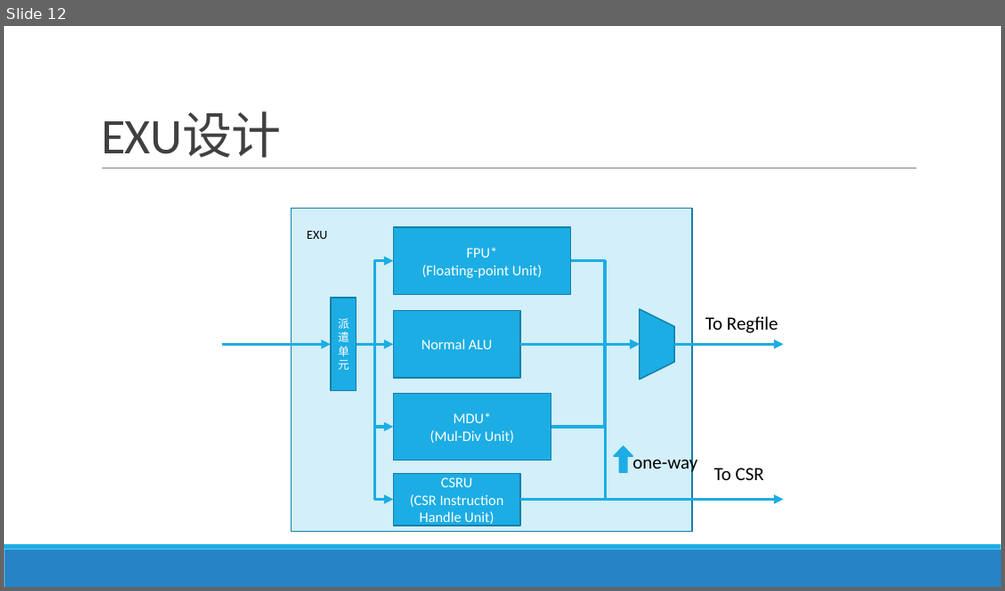
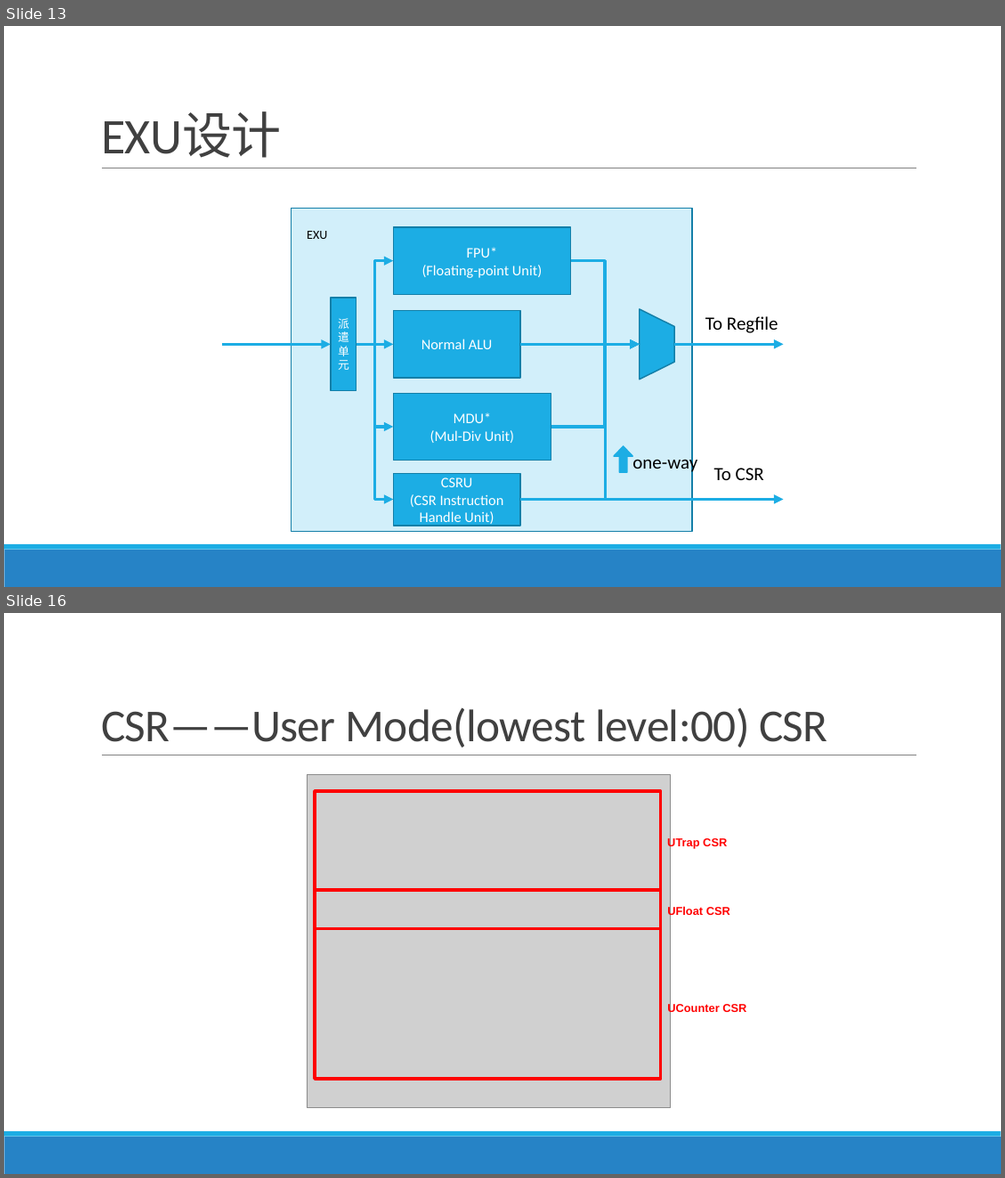
Before and after one commit to mayeths/tiny-riscv, a slide deck: docs/CPU design.pptx. Shown one above the other, each under a label of ours: slide 12 before the commit, slides 13 and 16 after it; the slides between them are not shown. The pictures are 1005x591 and 1005x1178 pixels, drawn with LibreOffice and Linux fonts; fonts in the diff are those of the drawing; grey boxes stand for pictures. Boxes give left, top, right and bottom in pixels: in the first picture for what was removed or moved away, otherwise in the second. Text is boxed around its words. In the diff, an @@ line names an element or a change of style, - is before the commit and + after.

```diff
--- a/docs/CPU design.pptx
+++ b/docs/CPU design.pptx
@@ slide 16 added at (x1=4, y1=613, x2=1001, y2=1174), background #FFFFFF; not listed: 3 template elements that a slide beside it also shows @@
@@ title added at (x1=101, y1=707, x2=828, y2=747), 44 pt, text #404040 @@
+CSR——User Mode(lowest level:00) CSR
@@ group added at (x1=307, y1=775, x2=746, y2=1108): 3 rectangles, 3 texts, 1 picture @@
+UFloat CSR
+UCounter CSR
+UTrap CSR
@@ what was slide 12 is now slide 13 @@
```
Also in this commit, not shown: 4 slides changed, 5 other slides added, 8 other files.
